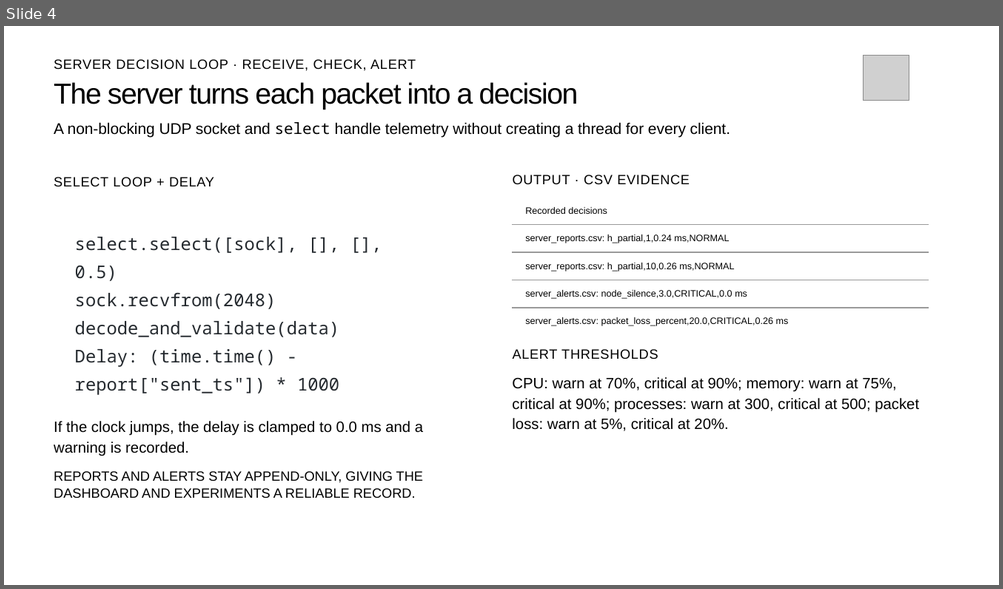
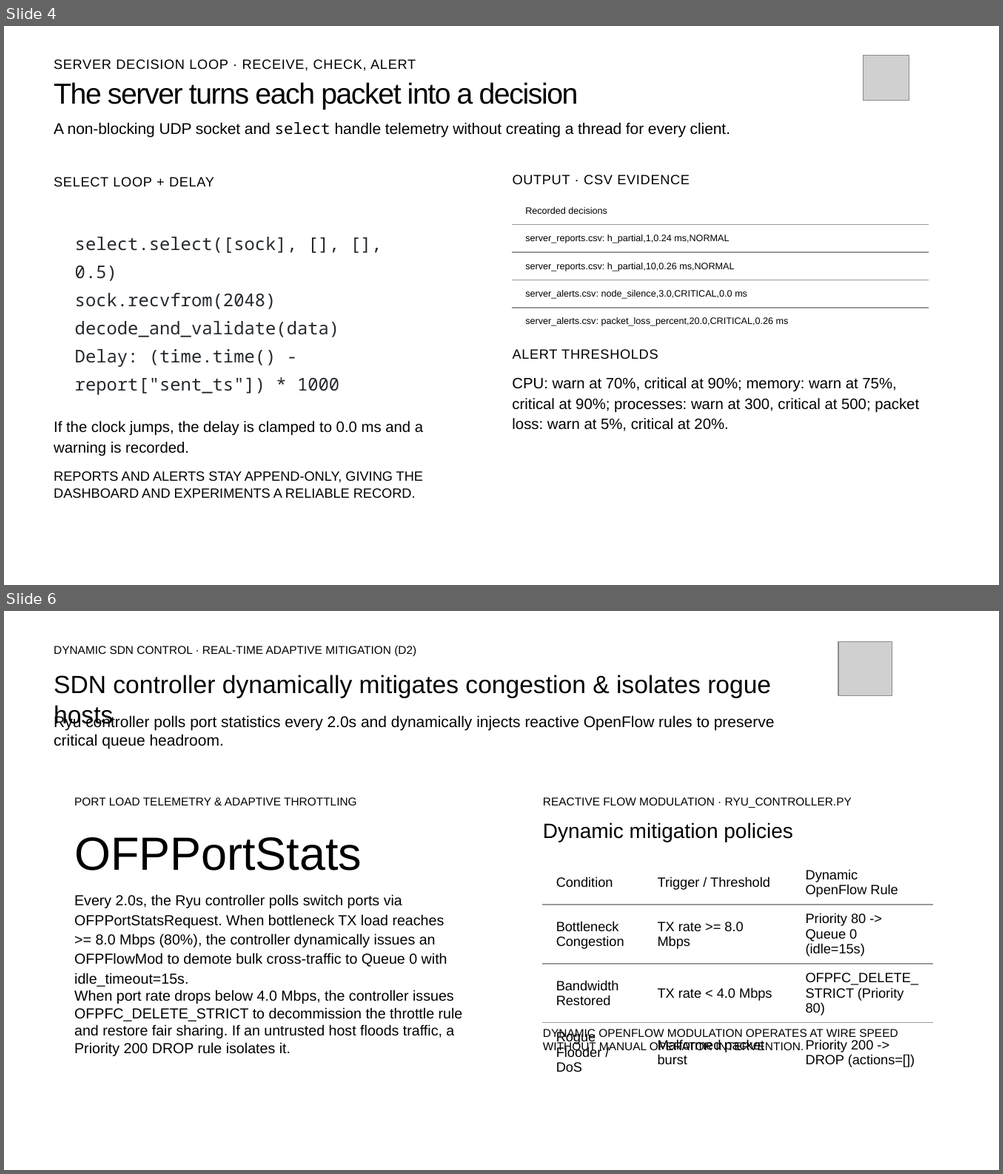
Before and after one commit to Y-astro/cn-miniproject, a slide deck: docs/Remote-System-Health-Monitoring.pptx. Shown one above the other, each under a label of ours: slide 4 before the commit, slides 4 and 6 after it; the slides between them are not shown. The pictures are 1003x589 and 1003x1174 pixels, drawn with LibreOffice and Linux fonts; fonts in the diff are those of the drawing; grey boxes stand for pictures; background and template pictures are left out. Boxes give left, top, right and bottom in pixels: in the first picture for what was removed or moved away, otherwise in the second. Text is boxed around its words. In the diff, an @@ line names an element or a change of style, - is before the commit and + after.

Commit message:
docs: update presentation slides for D2, expand howtorun.txt with Mininet & OpenFlow commands, and fix relative links

```diff
--- a/docs/Remote-System-Health-Monitoring.pptx
+++ b/docs/Remote-System-Health-Monitoring.pptx
@@ slide 6 added at <box>4,611,999,1170</box>, background #FFFFFF @@
@@ rectangle added at <box>4,611,999,1170</box>, fill #FFFFFF @@
@@ text added at <box>54,646,416,657</box>, 11 pt, text #000000 @@
+DYNAMIC SDN CONTROL · REAL-TIME ADAPTIVE MITIGATION (D2)
@@ picture added at <box>838,642,892,696</box> @@
@@ text added at <box>54,675,771,729</box>, 24 pt, text #000000 @@
+SDN controller dynamically mitigates congestion & isolates rogue hosts
@@ text added at <box>54,715,774,749</box>, 15 pt, text #000000 @@
+Ryu controller polls port statistics every 2.0s and dynamically injects reactive OpenFlow rules to preserve critical queue headroom.
@@ text added at <box>74,797,357,806</box>, 11 pt, text #000000 @@
+PORT LOAD TELEMETRY & ADAPTIVE THROTTLING
@@ text added at <box>543,797,851,808</box>, 11 pt, text #000000 @@
+REACTIVE FLOW MODULATION · RYU_CONTROLLER.PY
@@ text added at <box>543,823,792,842</box>, 20 pt, text #000000 @@
+Dynamic mitigation policies
@@ text added at <box>74,837,361,871</box>, 45 pt, text #000000 @@
+OFPPortStats
@@ table added at <box>543,861,932,1105</box>, 4 rows, 3 columns @@
+Condition | Trigger / Threshold | Dynamic OpenFlow Rule
+Bottleneck Congestion | TX rate >= 8.0 Mbps | Priority 80 -> Queue 0 (idle=15s)
+Bandwidth Restored | TX rate < 4.0 Mbps | OFPFC_DELETE_STRICT (Priority 80)
+Rogue Flooder / DoS | Malformed packet burst | Priority 200 -> DROP (actions=[])
@@ text added at <box>74,894,463,1056</box>, 14 pt, text #000000 @@
+Every 2.0s, the Ryu controller polls switch ports via OFPPortStatsRequest. When bottleneck TX load reaches >= 8.0 Mbps (80%), the controller dynamically issues an OFPFlowMod to demote bulk cross-traffic to Queue 0 with idle_timeout=15s.
+When port rate drops below 4.0 Mbps, the controller issues OFPFC_DELETE_STRICT to decommission the throttle rule and restore fair sharing. If an untrusted host floods traffic, a Priority 200 DROP rule isolates it.
@@ text added at <box>543,1029,897,1054</box>, 11 pt, text #000000 @@
+DYNAMIC OPENFLOW MODULATION OPERATES AT WIRE SPEED WITHOUT MANUAL OPERATOR INTERVENTION.
```
Also in this commit, not shown: 5 slides changed, 4 other files.
